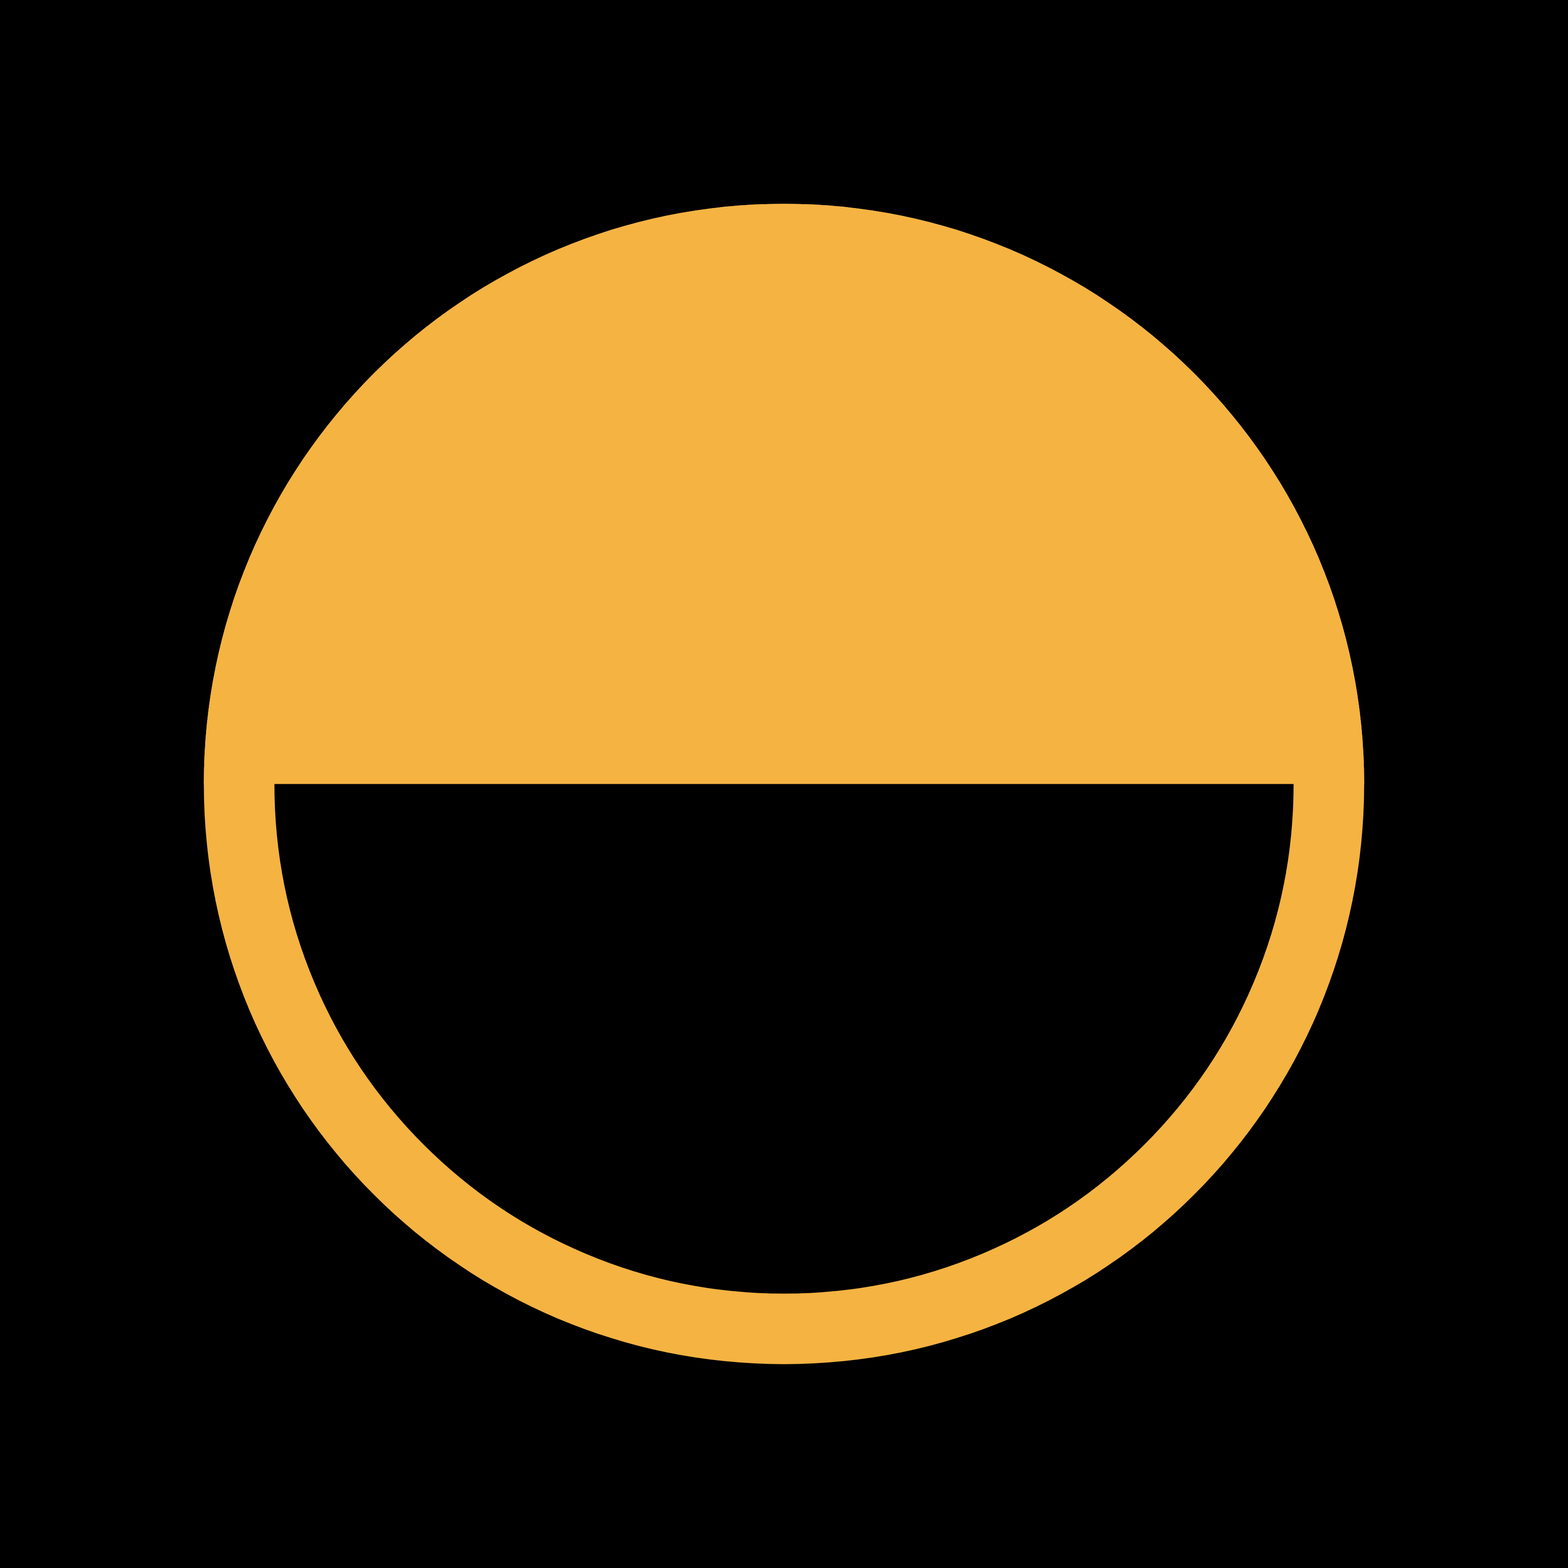
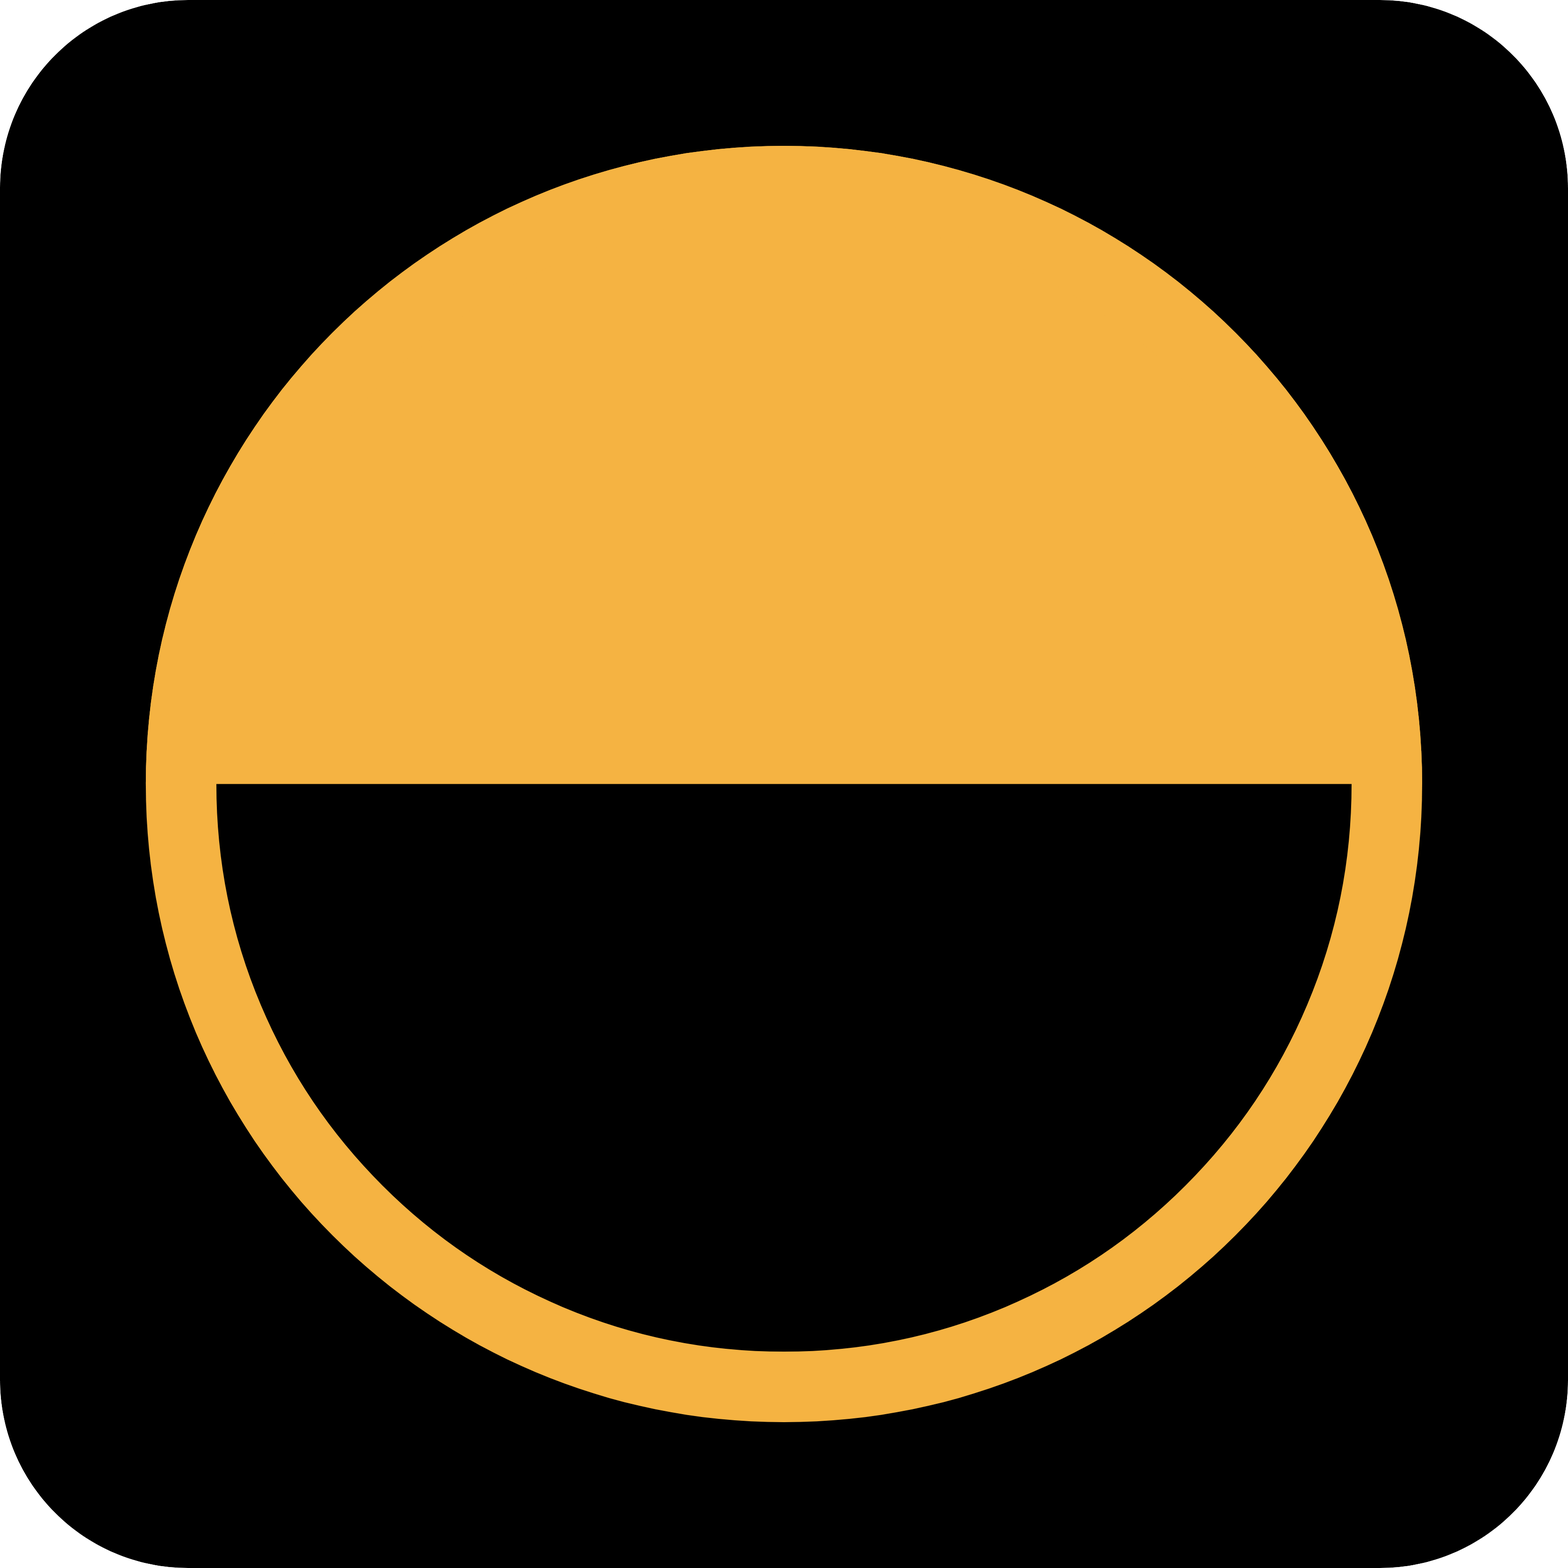
Layers edited between the first and the second (1568, 1568) image:
hid "Background" over bbox(0, 0, 1568, 1568)